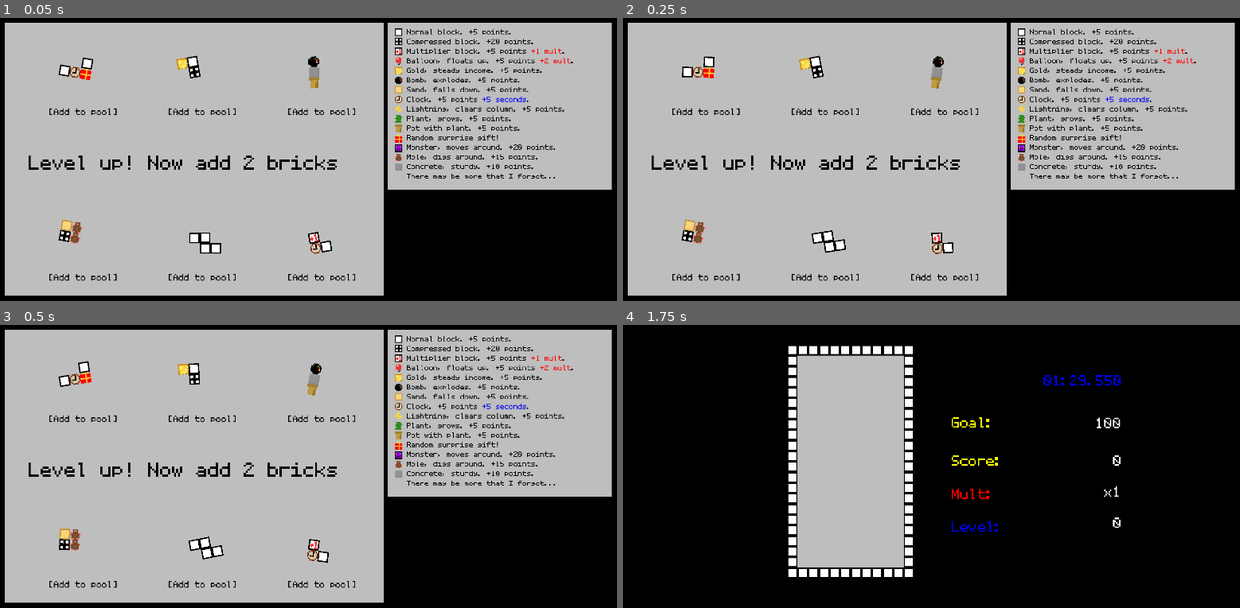
Above: before the commit, frames 1-4 (two rows, left to right).
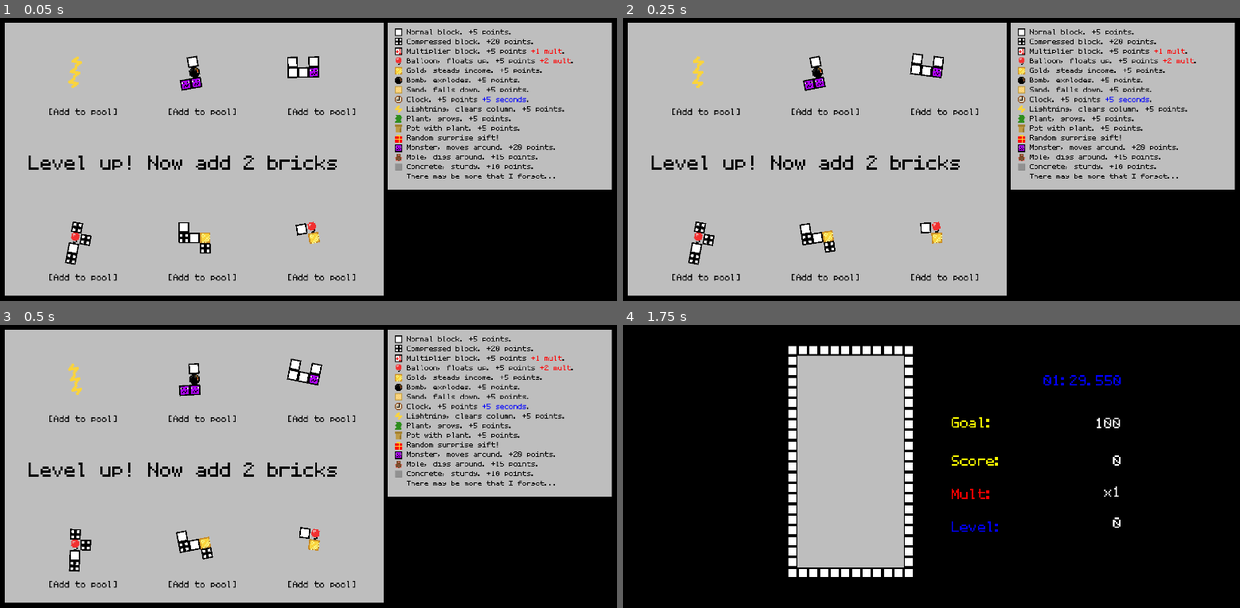
Above: after the commit, the same moments.

Repository: AsgerHB/create-jam-spring-2025
Game: Godot game, scene res://Scenes/Selector.tscn
Same seed, same stepped clock (60 frames per second), same inputs: the game is played once before the commit and once after it. This scene is started directly instead of the project's main scene. Sound files missing from this copy of the repository are replaced by a short silence.
Inputs:
- Up to frame 1 (0.05 s): no input
- Up to frame 2 (0.25 s): no input
- Up to frame 3 (0.5 s): no input
- Up to frame 4 (1.75 s): click "[Add to pool]" at 0.5 s; click "[Add to pool]" at 1.25 s

The runs differ from the first frame. In frame 1, 1.9% of the frame differs, in the area x 9-54%, y 13-88%; in frame 2, 1.9%; in frame 3, 1.9%, in the area x 9-54%, y 11-88%; in frame 4, nothing differs.

Commit message:
Adjust how generator uses complexity

Diff:
--- a/Scripts/Cell.gd
+++ b/Scripts/Cell.gd
@@ -21,8 +21,10 @@
 	Lightning,
 	Mole,
 }
-# Map that assigns a complexity score to each cell type
-const infinity = 1000000
+
+# Map that assigns a complexity score to each cell type.
+# Higher complexity results in smaller tetrimino.
+const infinity = 1000000  # Cannot appear in tetrimino.
 const cell_complexity_score = {
 	Type.Standard: 0,
 	Type.Compressed: 0,
@@ -34,11 +36,11 @@
 	Type.Gold: 2,
 	Type.Bomb: 2,
 	Type.Clock: 1,
-	Type.Gift: 2,
+	Type.Gift: 3,
 	Type.PlantPot: 1,
 	Type.Plant: infinity,
 	Type.Monster: 2,
-	Type.Lightning: 1,
+	Type.Lightning: 2,
 	Type.Mole: 2,
 }
 # A mapping of a sprite's state and where it maps to in the sprite sheet
@@ -108,7 +110,7 @@
 
 
 	# Do scoring
-	var score
+	var score = 0
 	match type:
 		Type.Monster:
 			score = 20
--- a/Scripts/TetriminoGenerator.gd
+++ b/Scripts/TetriminoGenerator.gd
@@ -16,13 +16,40 @@
 		_hash ^= cell.pos.x + cell.pos.y * 100
 	return _hash
 
+func random_type_with_finite_complexity() -> Cell.Type:
+	var t = Cell.Type.values().pick_random()
+	while Cell.cell_complexity_score[t] == Cell.infinity:
+		t = Cell.Type.values().pick_random()
+	return t
+
 # Complexity controls how complex the tetromino is
-func generate_tetrimino(size:int, complexity: int=0) -> TetriminosTemplate:
+func generate_tetrimino(complexity: int) -> TetriminosTemplate:
+	# Determine types in the tetrimino
+	var types = []
+	if randi() % 8 == 0:
+		# OOOPS all same
+		var t = oops_types.pick_random()
+		types.append(t)
+		complexity -= 2 * Cell.cell_complexity_score[t]
+	else:
+		# At most two types beside standard
+		types.append(Cell.Type.Standard)
+		types.append(random_type_with_finite_complexity())
+		if randi() % complexity == 0:
+			# If complexity is low we increase chance of standard (big tetris)
+			types.append(Cell.Type.Standard)
+		else:
+			types.append(random_type_with_finite_complexity())
+		for t in types:
+			complexity -= Cell.cell_complexity_score[t]
+
+	# Remaining complexity determines size
+	var size = 3 + max(0, floor(complexity / 2.0))
+
 	var tetrimino: Array[CellTemplate] = []
 	var possible_next_positions: Array[Vector2i] = [Vector2i(0, 0)]
 	var used_positions: Array[Vector2i] = []
 	var current_size: int = 0
-	var current_complexity: int = 0
 
 	while (current_size < size):
 		# Choose random next position
@@ -30,16 +57,7 @@
 		possible_next_positions.erase(next_position)
 		used_positions.append(next_position)
 
-		# Chooose randomly next cell type within complexity budget
-		var types_in_budget: Array[Cell.Type] = []
-		for type in Cell.Type.values():
-			if Cell.cell_complexity_score[type] + current_complexity <= complexity:
-				types_in_budget.append(type)
-			else:
-				types_in_budget.append(Cell.Type.Standard)
-
-		var next_type = types_in_budget[randi() % types_in_budget.size()]
-		current_complexity += Cell.cell_complexity_score[next_type]
+		var next_type = types.pick_random()
 		current_size += 1
 
 		# Add cell to tetrimino
@@ -51,13 +69,6 @@
 			if not possible_next_positions.has(new_position) and not used_positions.has(new_position):
 				possible_next_positions.append(new_position)
 
-	if (complexity > 0 && randi() % 8 == 0):
-		print("OOPS!")
-		var oops_type = oops_types[randi() % len(oops_types)]
-		for t in tetrimino:
-			t.type = oops_type
-
-	# update_sprites(tetrimino)
 	# Canonize tetrimino
 	var min_hash = tetrimino_hash(tetrimino)
 	var min_hash_tetrimino = tetrimino.duplicate()
--- a/Scripts/selector.gd
+++ b/Scripts/selector.gd
@@ -27,11 +27,10 @@
 func _ready():
 	generator = TetriminoGenerator.new()
 	#Make some minos
+	var complexity_min = floor(4 + run_state.level / 5.0)
+	var complexity_max = floor(complexity_min + 3 + run_state.level / 3.0)
 	for i in minos_to_spawn:
-		if run_state.level < 5:
-			tetriminos.append(generator.generate_tetrimino(randi() % 3 + 3, randi() % 7))
-		else:
-			tetriminos.append(generator.generate_tetrimino(randi() % 5 + 3, randi() % 15))
+		tetriminos.append(generator.generate_tetrimino(randi_range(complexity_min, complexity_max)))
 
 	#Spawn them all
 	for i in minos_to_spawn:
